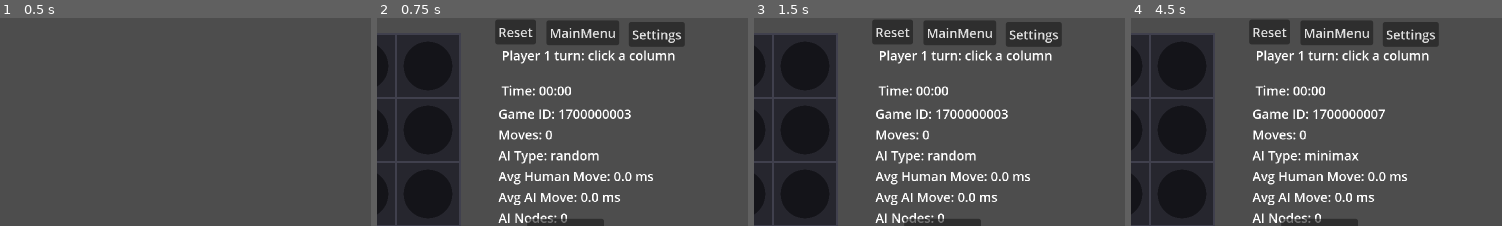
Above: before the commit, frames 1-4 (left to right).
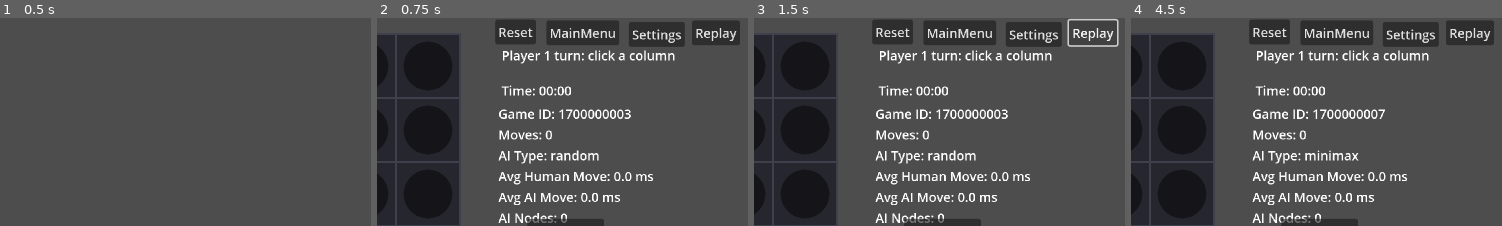
Above: after the commit, the same moments.

Repository: bharper9/CSC-492-Senior-Proj
Game: Godot game, scene res://Scenes/GameStart.tscn
Two runs of this game, one before a commit and one after it. Both use one fixed random seed, a clock stepped at 60 frames per second and the inputs below.
Inputs (mouse positions are % of the whole screen's width and height, from its top left):
- Up to frame 1 (0.5 s): no input
- Up to frame 2 (0.75 s): click "RandomAi" at 0.5 s
- Up to frame 3 (1.5 s): click (96, 4) at 1.25 s, where only the run after the commit has a clickable "Replay"
- Up to frame 4 (4.5 s): click (96, 4) at 2 s, where only the run after the commit has a clickable "Replay"; click (96, 4) at 2.75 s, where only the run after the commit has a clickable "Replay"; click "MainMenu" at 3.5 s; click "MinMaxAi" at 4.25 s
The pictures show only the part of the screen within x 50-100%, y 0-50%; the shares and areas given below are measured in that part.

Frame 1 is identical in both runs. In frame 2, 1.4% of the frame differs, in the area x 84-98%, y 1-13%; in frame 3, 0.6%; in frame 4, 1.4%.

Commit message:
adding layers to Replay

Diff:
--- a/Scenes/Board.tscn
+++ b/Scenes/Board.tscn
@@ -70,7 +70,15 @@
 
 [node name="Settings Window" parent="." instance=ExtResource("3_37q8m")]
 
+[node name="Replay" type="Button" parent="."]
+offset_left = 870.0
+offset_top = 3.0
+offset_right = 930.0
+offset_bottom = 34.0
+text = "Replay"
+
 [connection signal="pressed" from="ResetButton" to="." method="_on_reset_button_pressed"]
 [connection signal="timeout" from="GameTimer" to="." method="_on_game_timer_timeout"]
 [connection signal="pressed" from="MainMenu" to="." method="_on_main_menu_pressed"]
 [connection signal="pressed" from="Setting" to="." method="_on_setting_pressed"]
+[connection signal="pressed" from="Replay" to="." method="_on_replay_pressed"]
--- a/Scenes/board.gd
+++ b/Scenes/board.gd
@@ -576,3 +576,7 @@
 
 func _on_setting_pressed():
 	$"Settings Window".visible = true
+
+
+func _on_replay_pressed():
+	get_tree().change_scene_to_file("res://node_2d.tscn")
--- a/Scenes/node_2d.tscn
+++ b/Scenes/node_2d.tscn
@@ -1,19 +1,19 @@
 [gd_scene load_steps=3 format=3 uid="uid://4hsspw4j8kks"]
 
-[ext_resource type="Script" uid="uid://cbowtml4x2rx" path="res://node_2d.gd" id="1_wtcfe"]
-[ext_resource type="Script" uid="uid://dfsbmx80tk26h" path="res://Scenes/board_view.gd" id="2_0e48y"]
+[ext_resource type="Script" uid="uid://cbowtml4x2rx" path="res://node_2d.gd" id="1_v1qfn"]
+[ext_resource type="Script" uid="uid://dfsbmx80tk26h" path="res://Scenes/board_view.gd" id="2_hh5uf"]
 
 [node name="Replayscene" type="Node2D"]
-script = ExtResource("1_wtcfe")
+script = ExtResource("1_v1qfn")
 
 [node name="ReplayBoardView" type="Node2D" parent="."]
-script = ExtResource("2_0e48y")
+script = ExtResource("2_hh5uf")
 
 [node name="ReplayInfoPanel" type="Panel" parent="."]
-offset_left = 756.0
-offset_top = 77.0
-offset_right = 916.0
-offset_bottom = 218.0
+offset_left = 604.0
+offset_top = 219.0
+offset_right = 917.0
+offset_bottom = 645.0
 
 [node name="MarginContainer" type="MarginContainer" parent="ReplayInfoPanel"]
 layout_mode = 0
@@ -44,11 +44,31 @@
 layout_mode = 2
 text = "Annotation"
 
+[node name="AIExplanationLabel" type="Label" parent="ReplayInfoPanel/MarginContainer/VBoxContainer"]
+layout_mode = 2
+text = "AI Explain"
+
+[node name="MistakeLabel" type="Label" parent="ReplayInfoPanel/MarginContainer/VBoxContainer"]
+layout_mode = 2
+text = "MistakeLabel"
+
+[node name="ConfidenceLabel" type="Label" parent="ReplayInfoPanel/MarginContainer/VBoxContainer"]
+layout_mode = 2
+text = "ConfidenceLabel"
+
+[node name="EvalChangeLabel" type="Label" parent="ReplayInfoPanel/MarginContainer/VBoxContainer"]
+layout_mode = 2
+text = "EvalChangeLabel"
+
+[node name="CriticalMoveLabel" type="Label" parent="ReplayInfoPanel/MarginContainer/VBoxContainer"]
+layout_mode = 2
+text = "CriticalMoveLabel"
+
 [node name="ControlsPanel" type="Panel" parent="."]
-offset_left = 769.0
-offset_top = 280.0
-offset_right = 924.0
-offset_bottom = 468.0
+offset_left = 604.0
+offset_top = 23.0
+offset_right = 759.0
+offset_bottom = 211.0
 
 [node name="MarginContainer" type="MarginContainer" parent="ControlsPanel"]
 layout_mode = 0
--- a/node_2d.gd
+++ b/node_2d.gd
@@ -6,12 +6,16 @@
 const HUMAN := 1
 const AI := 2
 
+@onready var ai_explanation_label: Label = $ReplayInfoPanel/MarginContainer/VBoxContainer/AIExplanationLabel
+@onready var mistake_label_ui: Label = $ReplayInfoPanel/MarginContainer/VBoxContainer/MistakeLabel
+@onready var confidence_label: Label = $ReplayInfoPanel/MarginContainer/VBoxContainer/ConfidenceLabel
+@onready var eval_change_label: Label = $ReplayInfoPanel/MarginContainer/VBoxContainer/EvalChangeLabel
+@onready var critical_move_label: Label = $ReplayInfoPanel/MarginContainer/VBoxContainer/CriticalMoveLabel
 @onready var board_view: Node2D = $ReplayBoardView
 @onready var move_label: Label = $ReplayInfoPanel/MarginContainer/VBoxContainer/Movelabel
 @onready var player_label: Label = $ReplayInfoPanel/MarginContainer/VBoxContainer/PlayerLabel
 @onready var eval_label: Label = $ReplayInfoPanel/MarginContainer/VBoxContainer/EvaLabel
 @onready var annotation_label: Label = $ReplayInfoPanel/MarginContainer/VBoxContainer/Annotationlabel
-
 @onready var prev_button: Button = $ControlsPanel/MarginContainer/VBoxContainer/PrevButton
 @onready var next_button: Button = $ControlsPanel/MarginContainer/VBoxContainer/NextButton
 @onready var play_pause_button: Button = $ControlsPanel/MarginContainer/VBoxContainer/PlayPauseButton
@@ -119,6 +123,7 @@
 		board_view.call("set_last_move", last_row, last_col)
 
 	update_winning_highlight(last_row, last_col)
+	highlight_critical_move()
 	update_replay_ui()
 	board_view.queue_redraw()
 
@@ -136,6 +141,11 @@
 		player_label.text = "Player: None"
 		eval_label.text = "Evaluation: N/A"
 		annotation_label.text = "No replay loaded"
+		ai_explanation_label.text = ""
+		mistake_label_ui.text = ""
+		confidence_label.text = ""
+		eval_change_label.text = ""
+		critical_move_label.text = ""
 		prev_button.disabled = true
 		next_button.disabled = true
 		return
@@ -148,6 +158,11 @@
 		player_label.text = "Player: None"
 		eval_label.text = "Evaluation: N/A"
 		annotation_label.text = "Game start"
+		ai_explanation_label.text = ""
+		mistake_label_ui.text = ""
+		confidence_label.text = ""
+		eval_change_label.text = ""
+		critical_move_label.text = ""
 		return
 
 	var move: Dictionary = replay_moves[replay_index - 1]
@@ -158,12 +173,22 @@
 		str(move.get("row", "")),
 		str(move.get("col", ""))
 	]
+
+	var eval_before = move.get("evaluation_before", null)
+	var eval_after = move.get("evaluation_after", null)
+
 	eval_label.text = "Eval: %s -> %s" % [
-		str(move.get("evaluation_before", "N/A")),
-		str(move.get("evaluation_after", "N/A"))
+		str(eval_before if eval_before != null else "N/A"),
+		str(eval_after if eval_after != null else "N/A")
 	]
-	annotation_label.text = make_annotation(move)
-
+
+	annotation_label.text = str(move.get("annotation", make_annotation(move)))
+
+	ai_explanation_label.text = build_ai_explanation_text(move)
+	mistake_label_ui.text = build_mistake_text(move)
+	confidence_label.text = build_confidence_text(move)
+	eval_change_label.text = build_eval_change_text(move)
+	critical_move_label.text = build_critical_move_text(move)
 func _on_prev_button_pressed() -> void:
 	step_backward()
 
@@ -360,3 +385,123 @@
 	load_replay(moves)
 
 	print("Loaded latest replay.")
+
+func build_replay_explanation_text(move: Dictionary) -> String:
+	var player := str(move.get("player", "")).to_lower()
+
+	if player == "ai":
+		var best_move = move.get("best_move", null)
+		var best_score = move.get("best_score", "N/A")
+		var second_best_score = move.get("second_best_score", "N/A")
+		var confidence_gap = move.get("confidence_gap", "N/A")
+		var reason = str(move.get("annotation", "No explanation available."))
+
+		var best_move_text := "N/A"
+		if best_move != null and best_move is Dictionary:
+			best_move_text = "Column %s" % str(best_move.get("col", "N/A"))
+		else:
+			best_move_text = "Column %s" % str(move.get("col", "N/A"))
+
+		return (
+			"AI Explanation\n" +
+			"Best Move: %s\n" % best_move_text +
+			"Score: %s\n" % str(best_score) +
+			"Second Best: %s\n" % str(second_best_score) +
+			"Confidence Gap: %s\n" % str(confidence_gap) +
+			"Why: %s" % reason
+		)
+
+	if player == "human":
+		var mistake_label = str(move.get("mistake_label", "none"))
+		var reason = str(move.get("annotation", "Human move recorded."))
+
+		return (
+			"Human Move Analysis\n" +
+			"Mistake Label: %s\n" % mistake_label +
+			"Why: %s" % reason
+		)
+
+	return ""
+
+func build_ai_explanation_text(move: Dictionary) -> String:
+	var player := str(move.get("player", "")).to_lower()
+	if player != "ai":
+		return "AI Explanation: N/A"
+
+	var reason := str(move.get("annotation", "No explanation available."))
+	var best_score = move.get("best_score", "N/A")
+	var second_best_score = move.get("second_best_score", "N/A")
+
+	return (
+		"AI Explanation: %s\n" % reason +
+		"Best Score: %s\n" % str(best_score) +
+		"Second Best: %s" % str(second_best_score)
+	)
+
+func build_mistake_text(move: Dictionary) -> String:
+	var label := str(move.get("mistake_label", "none"))
+	return "Mistake Label: %s" % label
+func build_confidence_text(move: Dictionary) -> String:
+	var gap = move.get("confidence_gap", null)
+	if gap == null:
+		return "Confidence Gap: N/A"
+	return "Confidence Gap: %s" % str(gap)
+
+func build_eval_change_text(move: Dictionary) -> String:
+	var before = move.get("evaluation_before", null)
+	var after = move.get("evaluation_after", null)
+
+	if before == null or after == null:
+		return "Evaluation Change: N/A"
+
+	var delta = float(after) - float(before)
+	var sign = "+"
+	if delta < 0:
+		sign = ""
+
+	return "Evaluation Change: %s%s" % [sign, str(delta)]
+
+func build_critical_move_text(move: Dictionary) -> String:
+	if is_critical_move(move):
+		return "Critical Move: YES"
+	return "Critical Move: No"
+
+func is_critical_move(move: Dictionary) -> bool:
+	var gap = move.get("confidence_gap", null)
+	var before = move.get("evaluation_before", null)
+	var after = move.get("evaluation_after", null)
+	var mistake = str(move.get("mistake_label", "none")).to_lower()
+	var annotation = str(move.get("annotation", "")).to_lower()
+
+	if mistake == "major" or mistake == "blunder":
+		return true
+
+	if annotation.find("win") != -1:
+		return true
+
+	if annotation.find("block") != -1:
+		return true
+
+	if gap != null and float(gap) >= 50.0:
+		return true
+
+	if before != null and after != null:
+		var delta = abs(float(after) - float(before))
+		if delta >= 75.0:
+			return true
+
+	return false
+
+func highlight_critical_move() -> void:
+	if replay_index <= 0 or replay_index > replay_moves.size():
+		return
+
+	var move: Dictionary = replay_moves[replay_index - 1]
+	if not is_critical_move(move):
+		return
+
+	# For now, just change the annotation label or panel color later if desired.
+	annotation_label.modulate = Color(1.0, 0.85, 0.4)
+
+func reset_analysis_colors() -> void:
+	annotation_label.modulate = Color(1, 1, 1)
